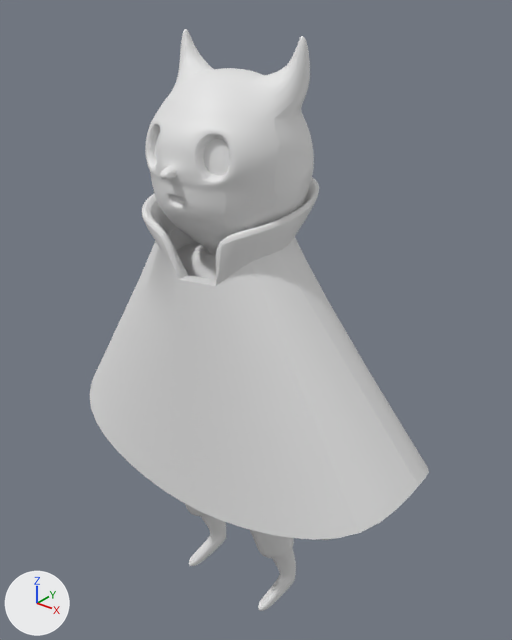
The Blender file Blender/Own projects/Demon Kid.blend as it was, and as the next commit left it.
Before and after are seen from a 50 mm lens placed at (1.323, -1.572, 2.076), pointed at (0.012, 0.066, 1.06). The lights are fixed; the arrows at lower left show +X, +Y and +Z.

Names of what the first picture shows: 'Body', 'Cloak'.
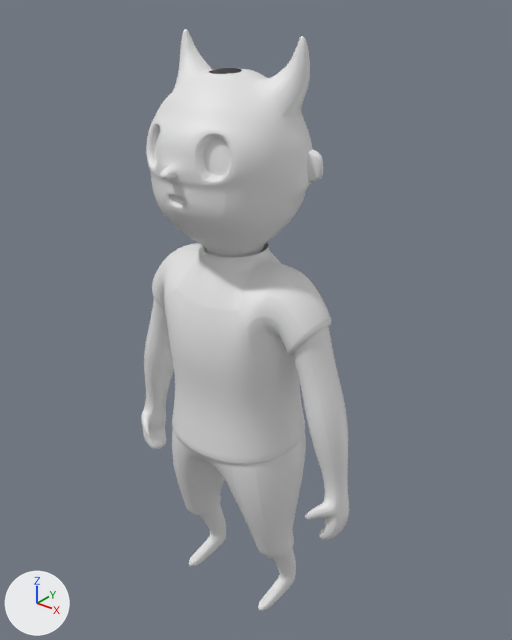
Pixel boxes [x1, y1, x2, y2] of what changed, in the pictures (512 x 640 px):
```json
{"object": "Body", "change": "reshaped", "before": [145, 29, 330, 611], "after": [141, 29, 349, 611]}
{"object": "Cloak", "change": "hidden", "before": [89, 177, 429, 540]}
{"part": 1, "of": "me_cube_001", "change": "built on", "before": [145, 29, 314, 257], "after": [146, 29, 323, 257]}
```

Scene script edits in JSON lines:
```json
{"block": "me_cube_001", "where": "# used by ob_body; location = (0.0, 0.0, 0.0)"}
{"op": "remove", "block": "me_cube_001", "code": "me_cube_001.from_pydata(...)  # 527 vertices, 499 faces; spans x 0.0..0.45, y -0.31..0.22, z 0.0..1.94"}
{"op": "add", "block": "me_cube_001", "code": "me_cube_001.from_pydata(...)  # 631 vertices, 591 faces; spans x 0.0..0.45, y -0.31..0.22, z 0.0..1.94"}
{"block": "me_cube_001", "change": "me_cube_001 part 1"}
{"block": "me_cube_001", "change": "14 vertices are removed from x 0.0..0.24, y -0.09..0.17, z 1.33..1.85"}
{"block": "me_cube_001", "change": "75 faces are deleted"}
{"block": "me_cube_001", "change": "3 vertices in x 0.05..0.12, y -0.17..-0.12, z 1.77..1.83 move by (-0.01, 0.0, 0.0)"}
{"block": "me_cube_001", "change": "46 vertices move from x 0.04..0.24, y -0.22..0.17, z 1.35..1.87 to x 0.03..0.23, y -0.21..0.18, z 1.35..1.87"}
{"block": "me_cube_001", "change": "118 vertices are added at x 0.01..0.28, y -0.15..0.18, z 1.33..1.94"}
{"block": "me_cube_001", "change": "167 new faces join them"}
{"op": "add", "block": "ob_cloak", "code": "ob_cloak.hide_viewport = True"}
```
